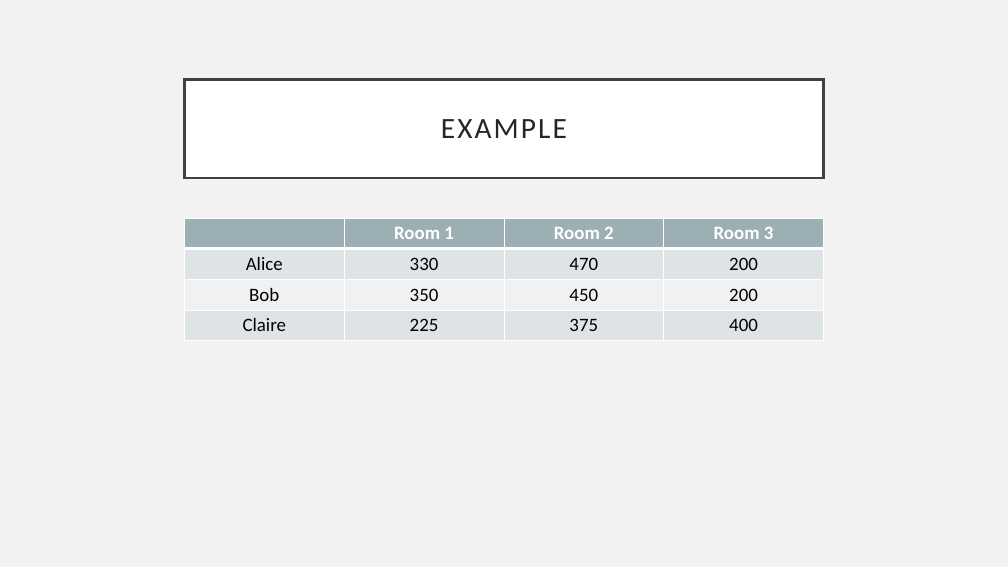
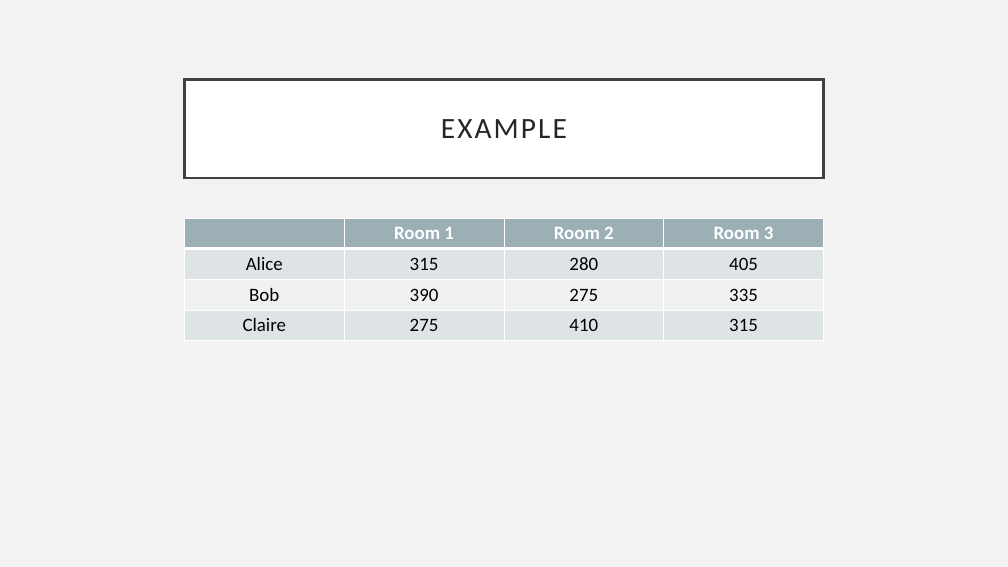
Before and after one commit to tanvinerkar/fair-rent-division, a slide deck: slide 5 of final-ppt.pptx. Drawn at 1008x567 pixels with LibreOffice and Linux fonts; fonts in the diff are those of the drawing. Boxes give left, top, right and bottom in pixels: in the first picture for what was removed or moved away, otherwise in the second. Text is boxed around its words. In the diff, an @@ line names an element or a change of style, - is before the commit and + after.

```diff
--- a/final-ppt.pptx
+++ b/final-ppt.pptx
@@ table at box(185, 219, 823, 341) @@
-row 2: Alice | 330 | 470 | 200
+row 2: Alice | 315 | 280 | 405
-row 3: Bob | 350 | 450 | 200
+row 3: Bob | 390 | 275 | 335
-row 4: Claire | 225 | 375 | 400
+row 4: Claire | 275 | 410 | 315
```
Also in this commit, not shown: 17 other files.
